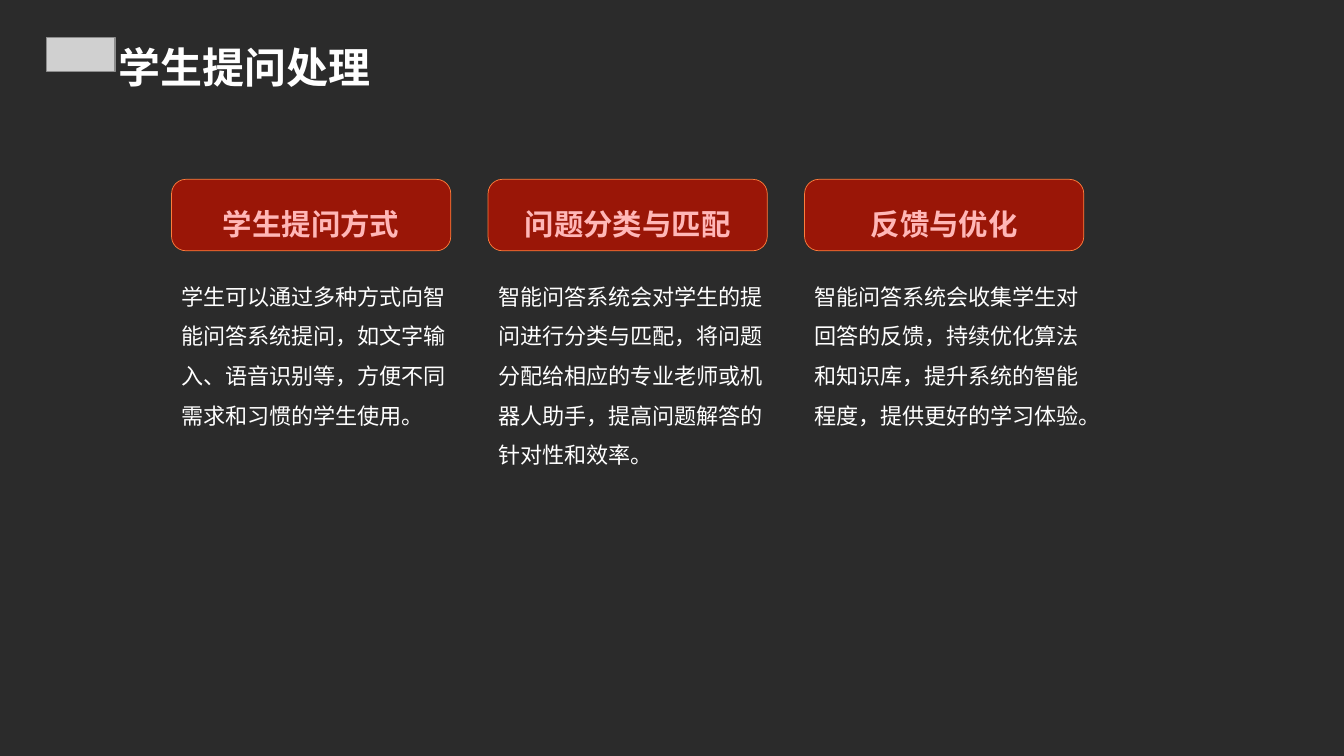
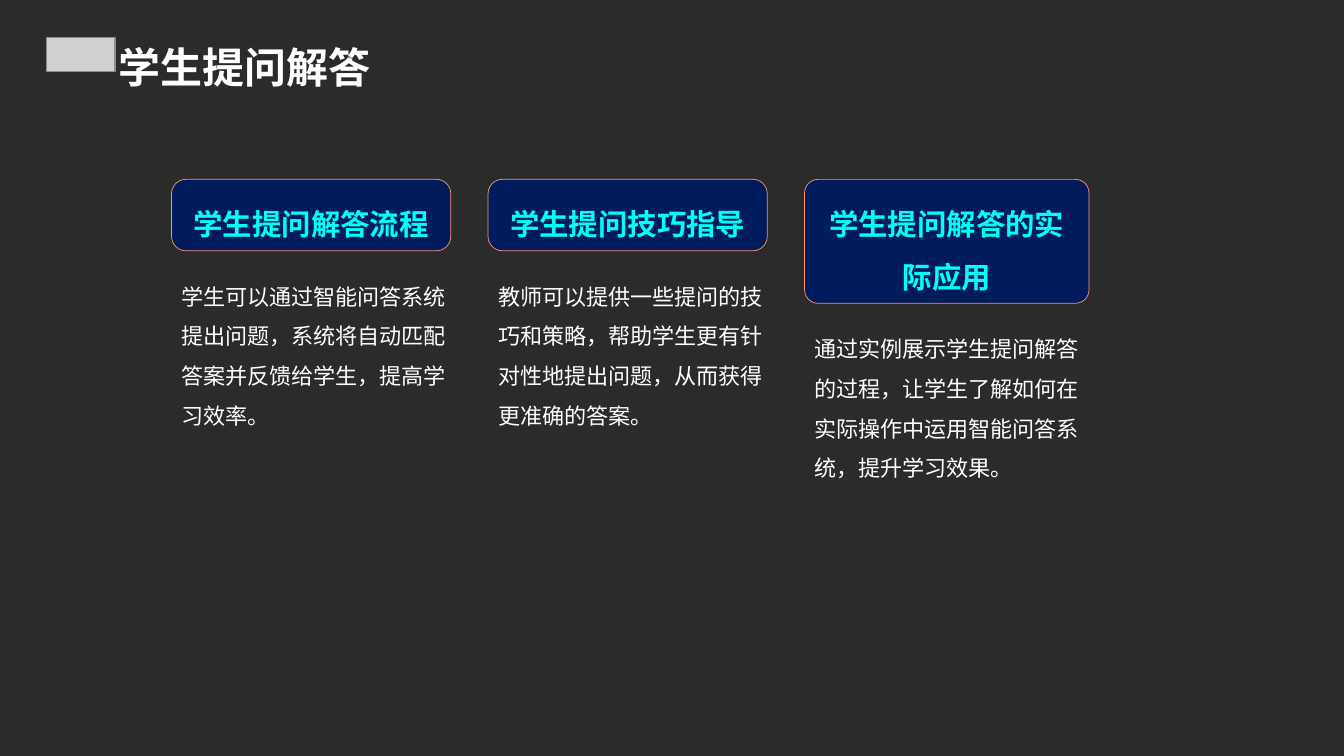
Before and after one commit to FlashLizard/Intelligent_Learning_Platform, a slide deck: slide 10 of src/generate_ppt/generate_ppt/ppttmp.ppt. Drawn at 1344x756 pixels with LibreOffice and Linux fonts; fonts in the diff are those of the drawing; grey boxes stand for pictures; background and template pictures are left out; a plain dark background stands for a picture behind light text. Boxes give left, top, right and bottom in pixels: in the first picture for what was removed or moved away, otherwise in the second. Text is boxed around its words. In the diff, an @@ line names an element or a change of style, - is before the commit and + after.

```diff
--- a/src/generate_ppt/generate_ppt/ppttmp.ppt
+++ b/src/generate_ppt/generate_ppt/ppttmp.ppt
@@ text at <box>118,47,370,87</box>: text changed @@
-学生提问处理
+学生提问解答
@@ rounded rectangle "学生提问解答流程" at <box>171,179,451,251</box>: fill #9A1607 to #001C5C; outline #FF7D3C 0.5 pt to #FE9471 0.5 pt @@
@@ rounded rectangle "学生提问技巧指导" at <box>488,179,767,251</box>: fill #9A1607 to #001C5C; outline #FF7D3C 0.5 pt to #FE9471 0.5 pt @@
@@ rounded rectangle "学生提问解答的实际应用": place and size @@
-rounded rectangle "学生提问解答的实际应用" at <box>805,179,1084,251</box>
+rounded rectangle "学生提问解答的实际应用" at <box>805,179,1089,303</box>
@@ rounded rectangle "学生提问解答的实际应用" at <box>805,179,1089,303</box>: fill #9A1607 to #001C5C; outline #FF7D3C 0.5 pt to #FE9471 0.5 pt; proportions changed @@
@@ text in rounded rectangle at <box>829,209,1064,291</box>: text changed; text colour #FFB7B7 to #00FFF8 @@
-反馈与优化
+学生提问解答的实际应用
@@ text in rounded rectangle at <box>194,210,429,238</box>: text changed; text colour #FFB7B7 to #00FFF8 @@
-学生提问方式
+学生提问解答流程
@@ text in rounded rectangle at <box>510,210,745,238</box>: text changed; text colour #FFB7B7 to #00FFF8 @@
-问题分类与匹配
+学生提问技巧指导
@@ text at <box>182,286,446,426</box>: text changed @@
-学生可以通过多种方式向智能问答系统提问，如文字输入、语音识别等，方便不同需求和习惯的学生使用。
+学生可以通过智能问答系统提出问题，系统将自动匹配答案并反馈给学生，提高学习效率。
@@ text at <box>498,286,762,426</box>: text changed @@
-智能问答系统会对学生的提问进行分类与匹配，将问题分配给相应的专业老师或机器人助手，提高问题解答的针对性和效率。
+教师可以提供一些提问的技巧和策略，帮助学生更有针对性地提出问题，从而获得更准确的答案。
@@ text at <box>815,338,1079,478</box>: text changed @@
-智能问答系统会收集学生对回答的反馈，持续优化算法和知识库，提升系统的智能程度，提供更好的学习体验。
+通过实例展示学生提问解答的过程，让学生了解如何在实际操作中运用智能问答系统，提升学习效果。
```
Also in this commit, not shown: 22 other slides changed, 3 slides removed, 3 other files.
